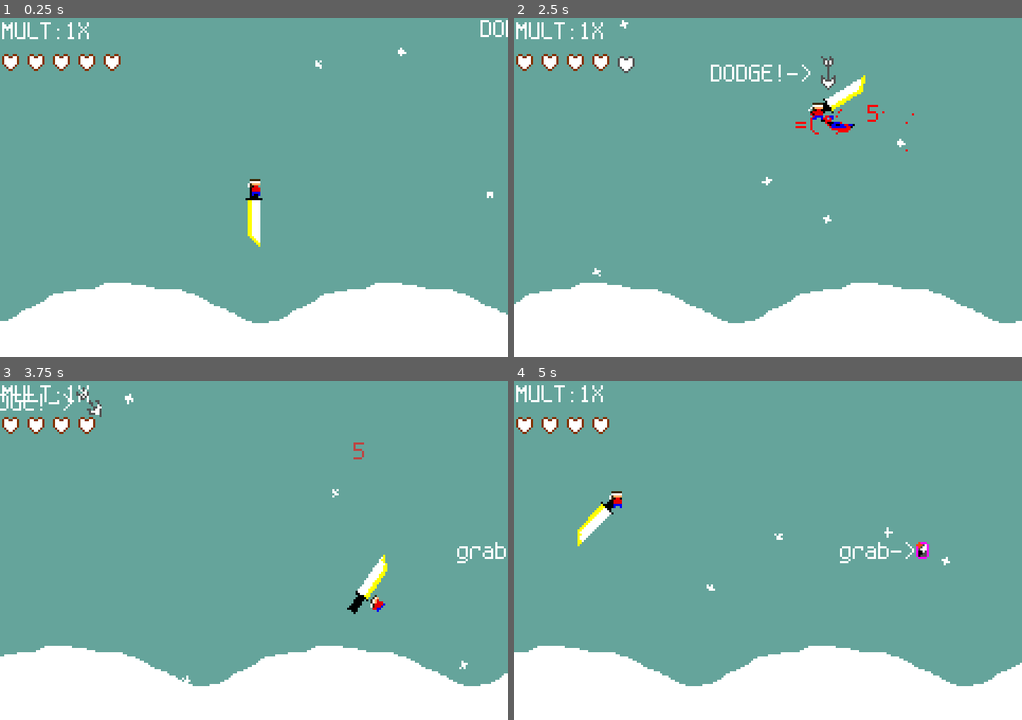
Above: before the commit, frames 1-4 (two rows, left to right).
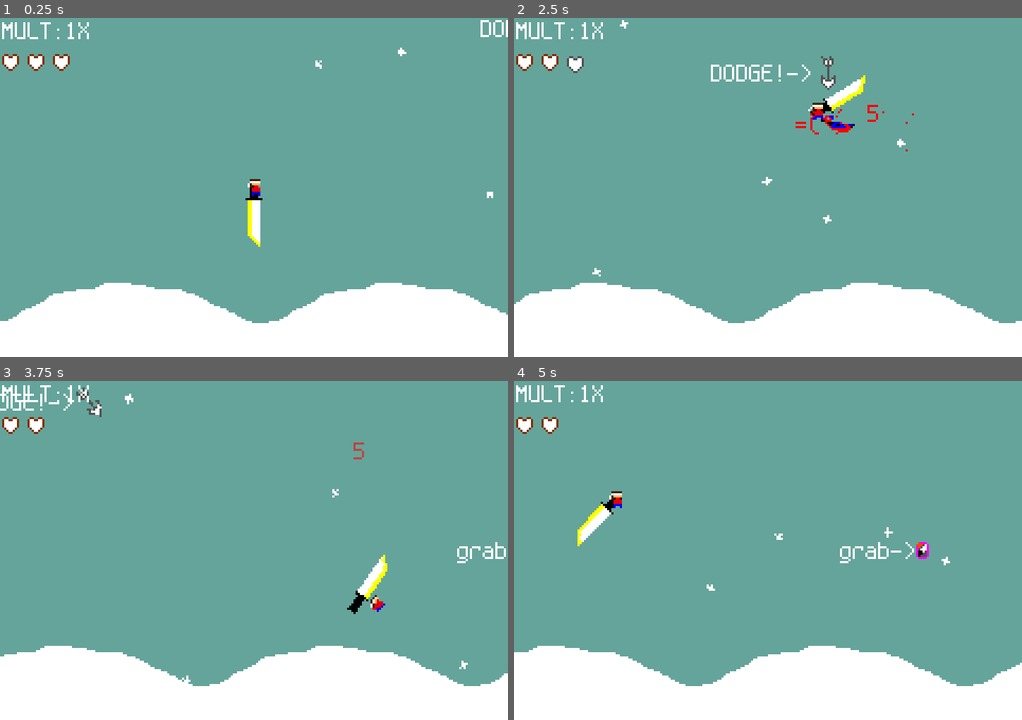
Above: after the commit, the same moments.

Repository: bytomancer/clonq-jam-2026
Game: Godot game, scene res://scn/main.tscn
Two runs of this game, one before a commit and one after it. Both use one fixed random seed, a clock stepped at 60 frames per second and the inputs below. This scene is started directly instead of the project's main scene.
Inputs (mouse positions are in pixels of both pictures, inside the frame that each line leads up to):
- Up to frame 1 (0.25 s): no input
- Up to frame 2 (2.5 s): move the mouse to (879, 170) at 0.52 s; move the mouse to (666, 204) at 1.27 s; move the mouse to (818, 112) at 2.02 s
- Up to frame 3 (3.75 s): move the mouse to (228, 618) at 2.77 s; move the mouse to (406, 601) at 3.52 s
- Up to frame 4 (5 s): move the mouse to (615, 499) at 4.27 s

The runs differ from the first frame. In frame 1, 0.2% of the frame differs, in the area x 15-24%, y 10-16%; in frame 2, 0.3%, in the area x 10-24%, y 10-17%; in frame 3, 0.2%; in frame 4, 0.2%.

Commit message:
Adjusted game time and difficulty, first pass at bgm

Diff:
--- a/godot/scn/main.tscn
+++ b/godot/scn/main.tscn
@@ -19,6 +19,7 @@
 [ext_resource type="Script" uid="uid://cyv6tkosffc0q" path="res://src/area_to_keep_objects_loaded.gd" id="17_vwxr4"]
 [ext_resource type="Texture2D" uid="uid://b58t5uy85n8a7" path="res://ass/bg_bamboo.png" id="18_xs02v"]
 [ext_resource type="Texture2D" uid="uid://bq7pcsdspwwr3" path="res://ass/snow.png" id="19_nhm61"]
+[ext_resource type="AudioStream" uid="uid://dw126onhqdat" path="res://ass/bgm.wav" id="20_6d0je"]
 
 [sub_resource type="LabelSettings" id="LabelSettings_4r6w6"]
 font = ExtResource("12_x8hhd")
@@ -216,4 +217,8 @@
 angle_min = -233.3
 angle_max = -100.0
 
+[node name="Bgm" type="AudioStreamPlayer" parent="." unique_id=1496811770]
+stream = ExtResource("20_6d0je")
+volume_db = -8.785
+
 [connection signal="body_exited" from="AreaToKeepObjectsLoaded" to="AreaToKeepObjectsLoaded" method="_on_body_exited"]
--- a/godot/src/hud.gd
+++ b/godot/src/hud.gd
@@ -1,7 +1,7 @@
 extends Control
 
 @export
-var health = 5
+var health = 3
 
 var heart_grid_ref
 
--- a/godot/src/main.gd
+++ b/godot/src/main.gd
@@ -2,7 +2,7 @@
 
 const MAX_DIFF = 255
 const MIN_DIFF = 0
-const GAME_TIME_SOFT_LIMIT = 45.0
+const GAME_TIME_SOFT_LIMIT = 25.0
 
 var difficulty = 0.0
 
@@ -79,8 +79,8 @@
 		return
 	if perf_spawn:
 		spawn_bam()
-	var rand_bonus = lerpf(2.0, 1.0, difficulty)
-	var rand_base = lerpf(6.0, 3.0, difficulty)
+	var rand_bonus = lerpf(1.5, 0.7, difficulty)
+	var rand_base = lerpf(4.0, 2.0, difficulty)
 	next_bam_timer = randf() * rand_bonus + rand_base
 
 func spawn_bam(stronger = false):
@@ -90,13 +90,17 @@
 	bamboo.global_position = Vector2(299.0, 160.0)
 	if stronger:
 		bamboo.make_boss()
+	else:
+		bamboo.hp *= 1.0 + (difficulty as float / MAX_DIFF as float)
 	# DO NOT CHANGE THE SPEED IT CAUSES CLIPPING
 	#var speed_mod = 1.0 + difficulty
 	#bamboo.speed *= speed_mod
 	%BambooHolder.add_child(bamboo)
 
+const EXTRA_OBJ_TIME = 5.0
+
 func reset_obj_timer(perf_spawn = true) -> void:
-	if total_time_played > GAME_TIME_SOFT_LIMIT:
+	if total_time_played > GAME_TIME_SOFT_LIMIT + EXTRA_OBJ_TIME:
 		return
 	if perf_spawn:
 		spawn_obj()
Not shown, added: godot/ass/bgm.wav.import
Not shown, changed: flake.nix
Not shown, added: godot/ass/bgm.wav
